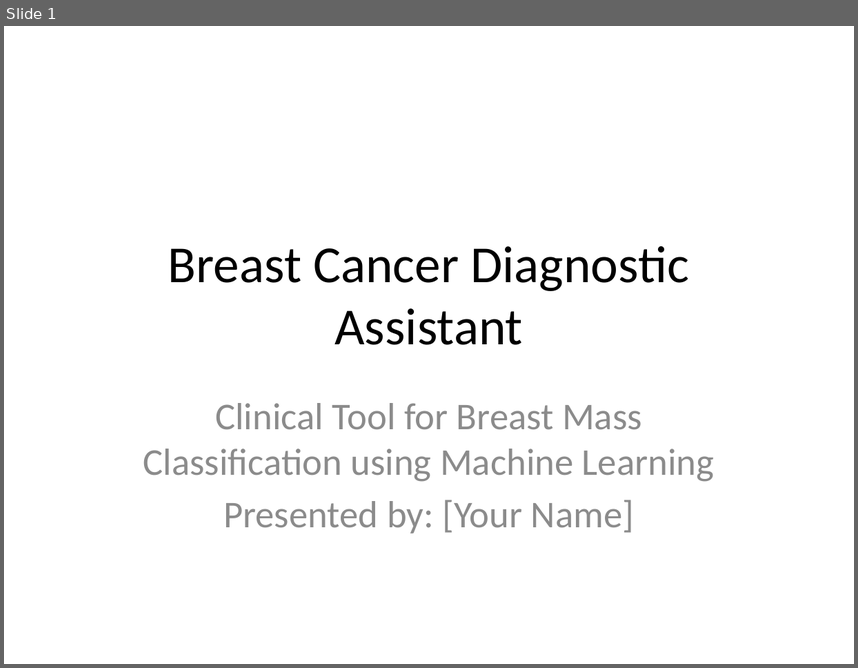
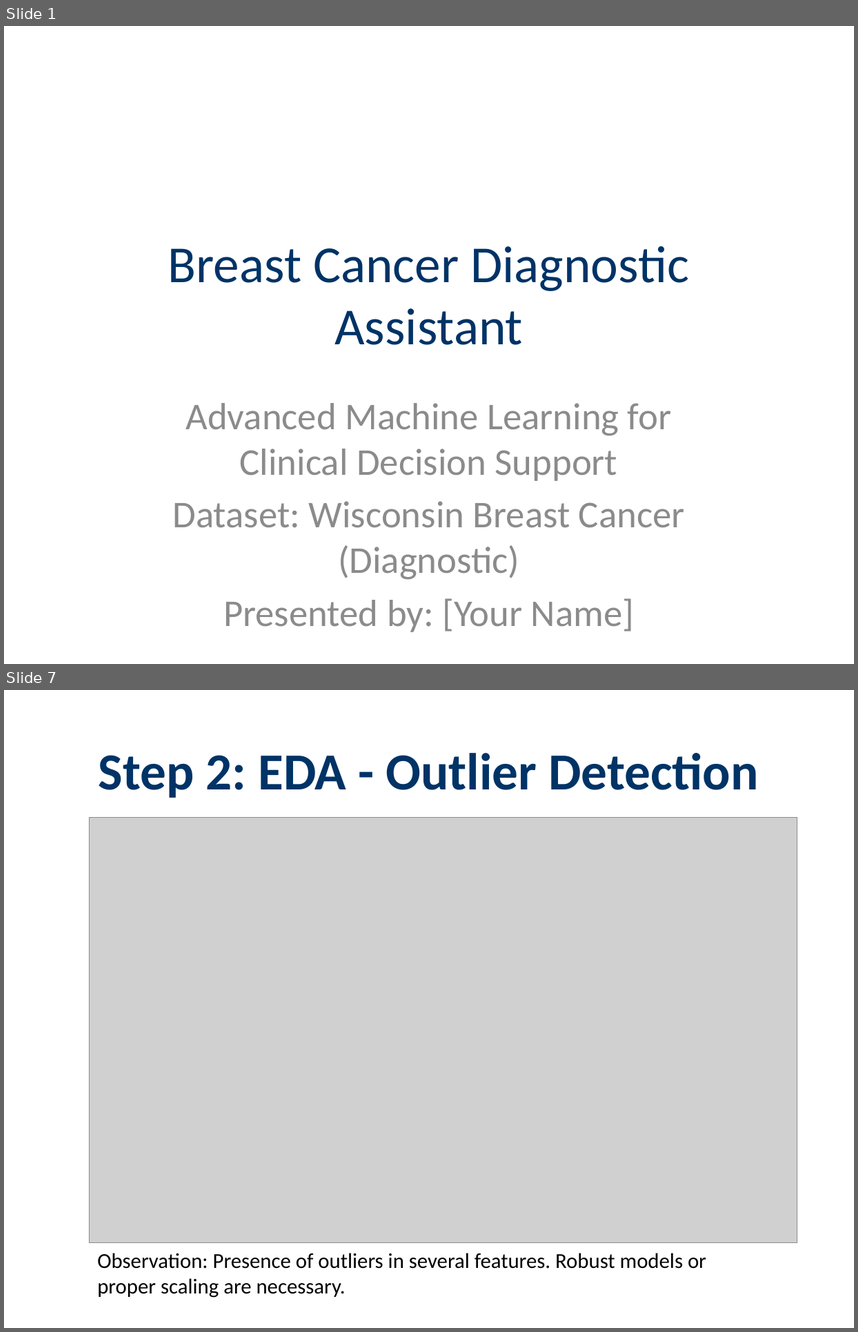
Before and after one commit to azharhussaincs/Breast-Cancer, a slide deck: presentation.pptx. Shown one above the other, each under a label of ours: slide 1 before the commit, slides 1 and 7 after it; the slides between them are not shown. The pictures are 858x668 and 858x1332 pixels, drawn with LibreOffice and Linux fonts; fonts in the diff are those of the drawing; grey boxes stand for pictures. Boxes give left, top, right and bottom in pixels: in the first picture for what was removed or moved away, otherwise in the second. Text is boxed around its words. In the diff, an @@ line names an element or a change of style, - is before the commit and + after.

```diff
--- a/presentation.pptx
+++ b/presentation.pptx
@@ slide 7 added at (x1=4, y1=690, x2=854, y2=1328), background #FFFFFF @@
@@ title added at (x1=99, y1=753, x2=758, y2=798), 44 pt, text #003366, bold @@
+Step 2: EDA - Outlier Detection
@@ picture added at (x1=89, y1=818, x2=797, y2=1243) @@
@@ text added at (x1=97, y1=1252, x2=706, y2=1297), 18 pt, text #000000 @@
+Observation: Presence of outliers in several features. Robust models or proper scaling are necessary.
@@ slide 1 changed as well @@
@@ title "Breast Cancer Diagnostic Assistant" at (x1=168, y1=246, x2=688, y2=345): text colour #000000 to #003366 @@
@@ subtitle at (x1=173, y1=403, x2=685, y2=579): text changed @@
-Clinical Tool for Breast Mass Classification using Machine Learning
+Advanced Machine Learning for Clinical Decision Support
+Dataset: Wisconsin Breast Cancer (Diagnostic)
```
Also in this commit, not shown: 7 other slides changed, 5 other slides added, 2 slides removed, 1 other file.
